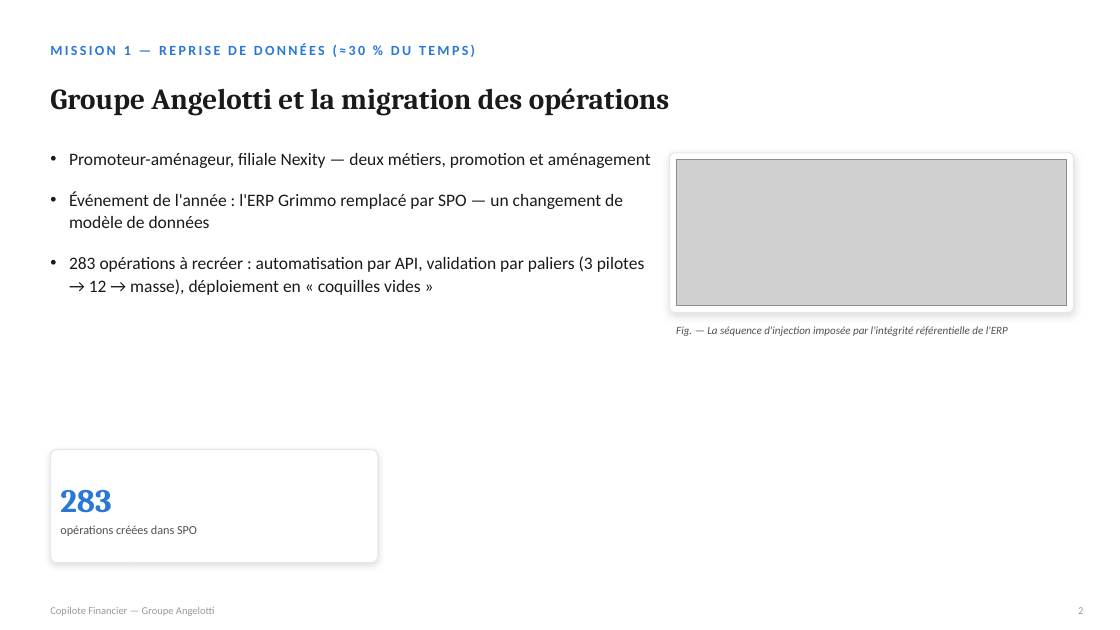
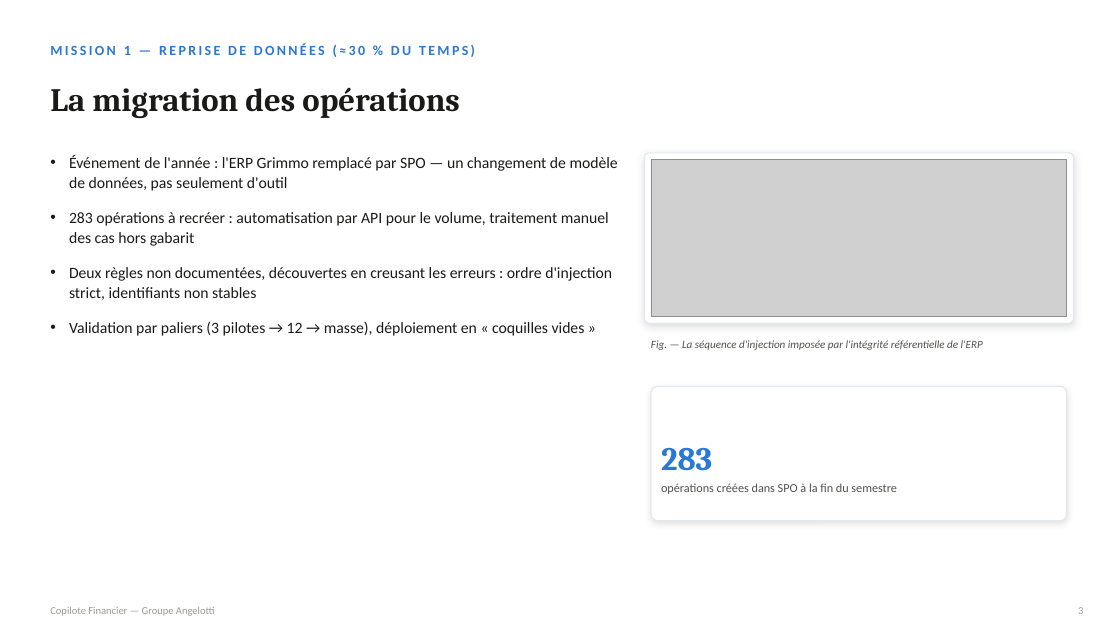
Before and after one commit to yzasmin/MemoireM2S2, a slide deck: slide 3 of soutenance_copilote_financier.pptx (slide 2 before the commit). Drawn at 1120x630 pixels with LibreOffice and Linux fonts; fonts in the diff are those of the drawing; grey boxes stand for pictures. Boxes give left, top, right and bottom in pixels: in the first picture for what was removed or moved away, otherwise in the second. Text is boxed around its words. In the diff, an @@ line names an element or a change of style, - is before the commit and + after.

```diff
--- a/soutenance_copilote_financier.pptx
+++ b/soutenance_copilote_financier.pptx
@@ text at (x1=50, y1=87, x2=459, y2=118): text changed; size 25 to 28 pt @@
-Groupe Angelotti et la migration des opérations
+La migration des opérations
@@ text at (x1=69, y1=155, x2=618, y2=336): text changed; size 15 to 13.5 pt @@
-• Promoteur-aménageur, filiale Nexity — deux métiers, promotion et aménagement
-• Événement de l'année : l'ERP Grimmo remplacé par SPO — un changement de modèle de données
-• 283 opérations à recréer : automatisation par API, validation par paliers (3 pilotes → 12 → masse), déploiement en « coquilles vides »
+• Événement de l'année : l'ERP Grimmo remplacé par SPO — un changement de modèle de données, pas seulement d'outil
+• 283 opérations à recréer : automatisation par API pour le volume, traitement manuel des cas hors gabarit
+• Deux règles non documentées, découvertes en creusant les erreurs : ordre d'injection strict, identifiants non stables
+• Validation par paliers (3 pilotes → 12 → masse), déploiement en « coquilles vides »
@@ rounded rectangle resized from (x1=670, y1=153, x2=1074, y2=313) to (x1=644, y1=153, x2=1074, y2=323) @@
@@ rounded rectangle at (x1=644, y1=153, x2=1074, y2=323): proportions changed @@
@@ picture resized from (x1=676, y1=160, x2=1067, y2=306) to (x1=651, y1=160, x2=1067, y2=317) @@
@@ text "Fig. — La séquence d'injection ..." moved from (x1=676, y1=326, x2=1008, y2=336) to (x1=651, y1=340, x2=983, y2=350) @@
@@ rounded rectangle at (x1=651, y1=386, x2=1067, y2=521): proportions changed @@
@@ rounded rectangle resized from (x1=50, y1=450, x2=378, y2=563) to (x1=651, y1=386, x2=1067, y2=521) @@
@@ text "283" moved from (x1=60, y1=490, x2=111, y2=513) to (x1=661, y1=448, x2=712, y2=471) @@
@@ text at (x1=661, y1=483, x2=896, y2=494): text changed @@
-opérations créées dans SPO
+opérations créées dans SPO à la fin du semestre
```
Also in this commit, not shown: 9 other slides changed, 4 slides added, 1 slide removed, 3 other files.
